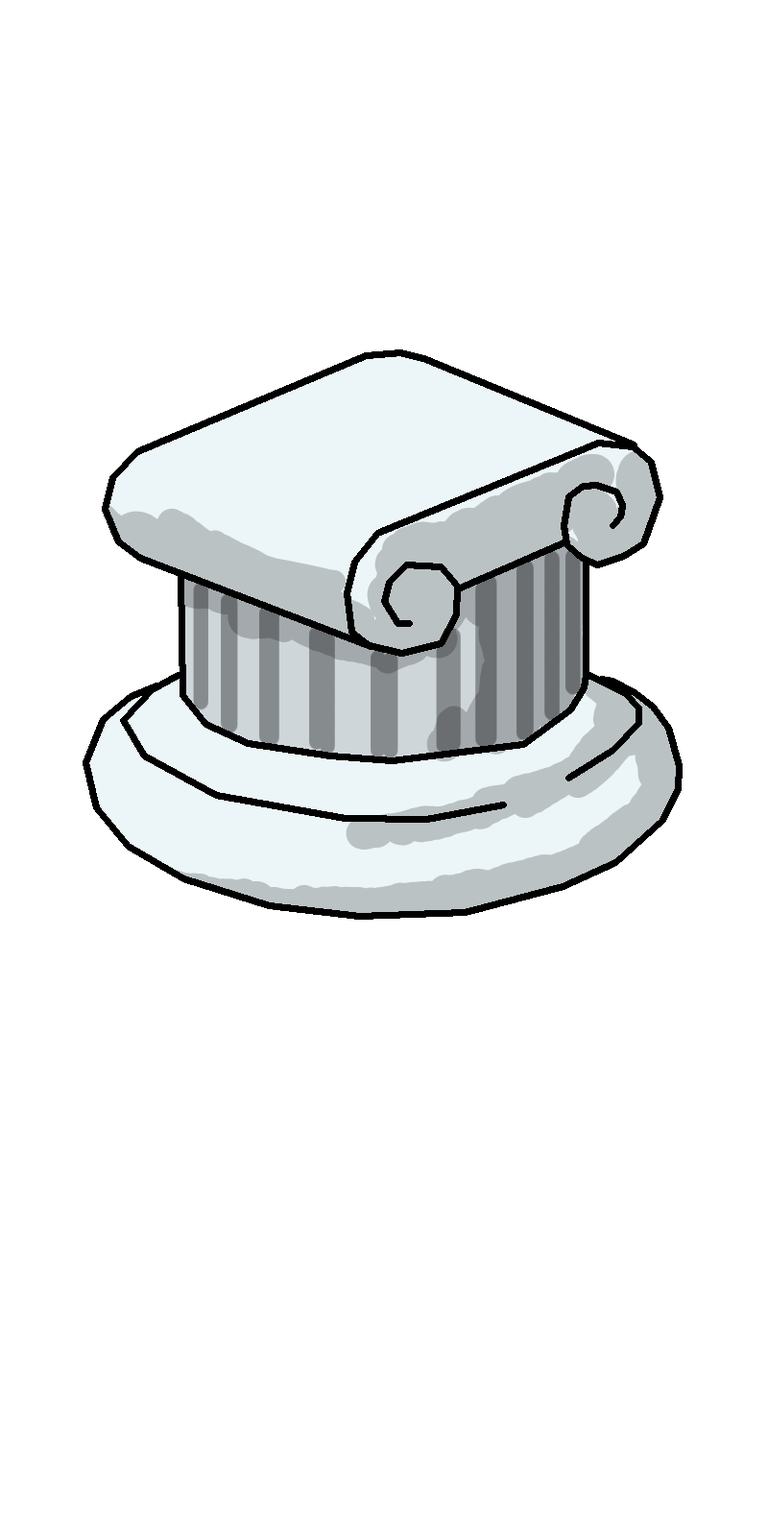
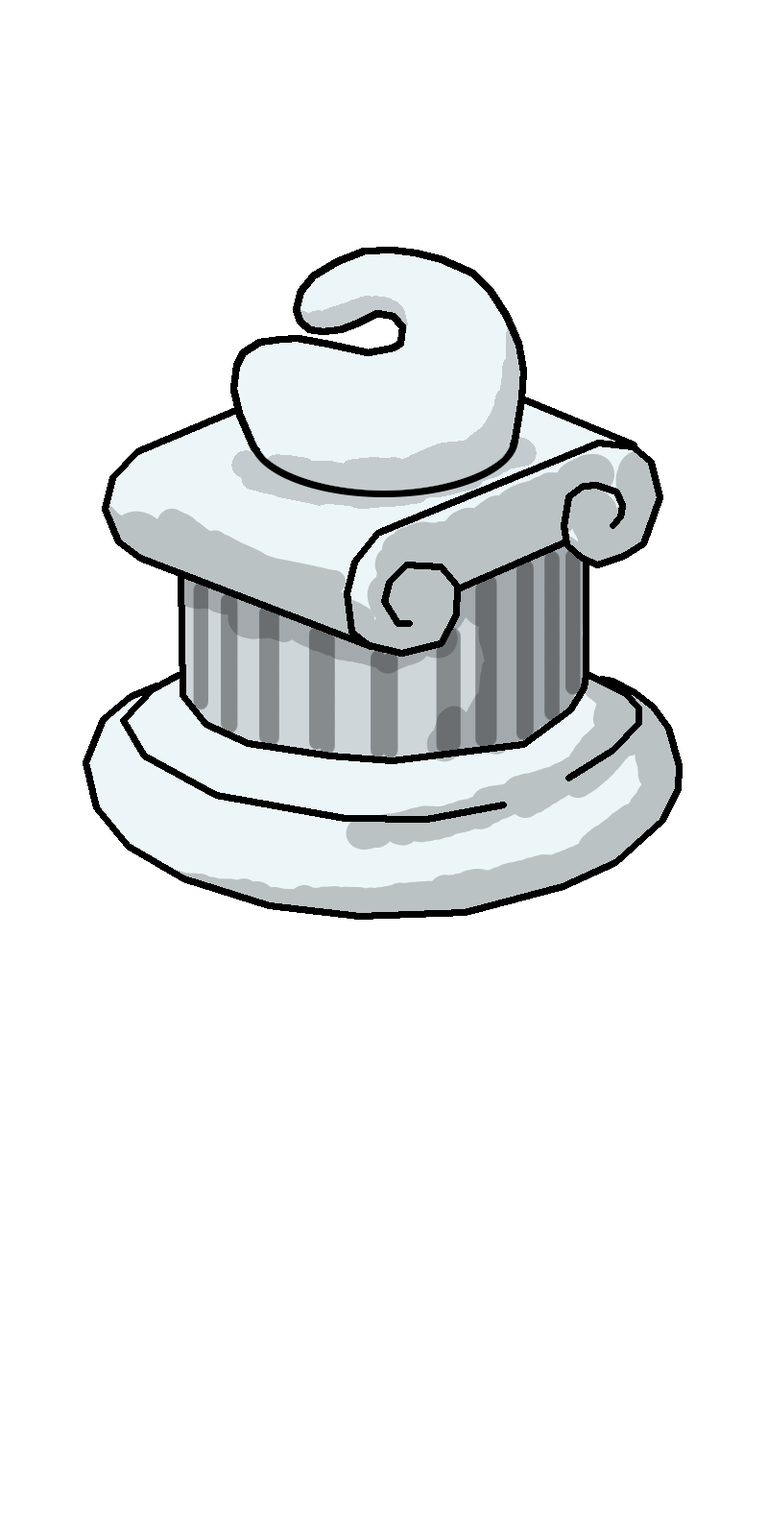
Comparing the layer stacks of the two 768 × 1536 images. Changes:
added layer "bishop shading" (17%) above "bishop" over <box>231,295,537,509</box>
added layer "bishop" above "bishop sketch" over <box>230,246,528,498</box>
